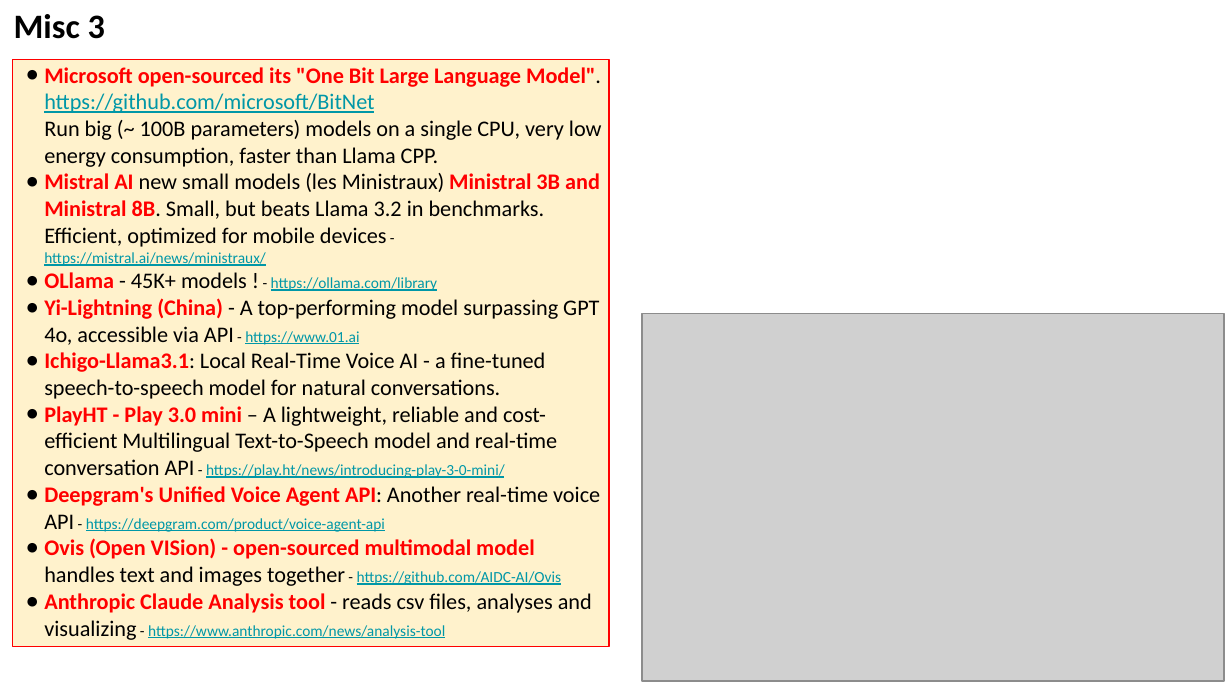
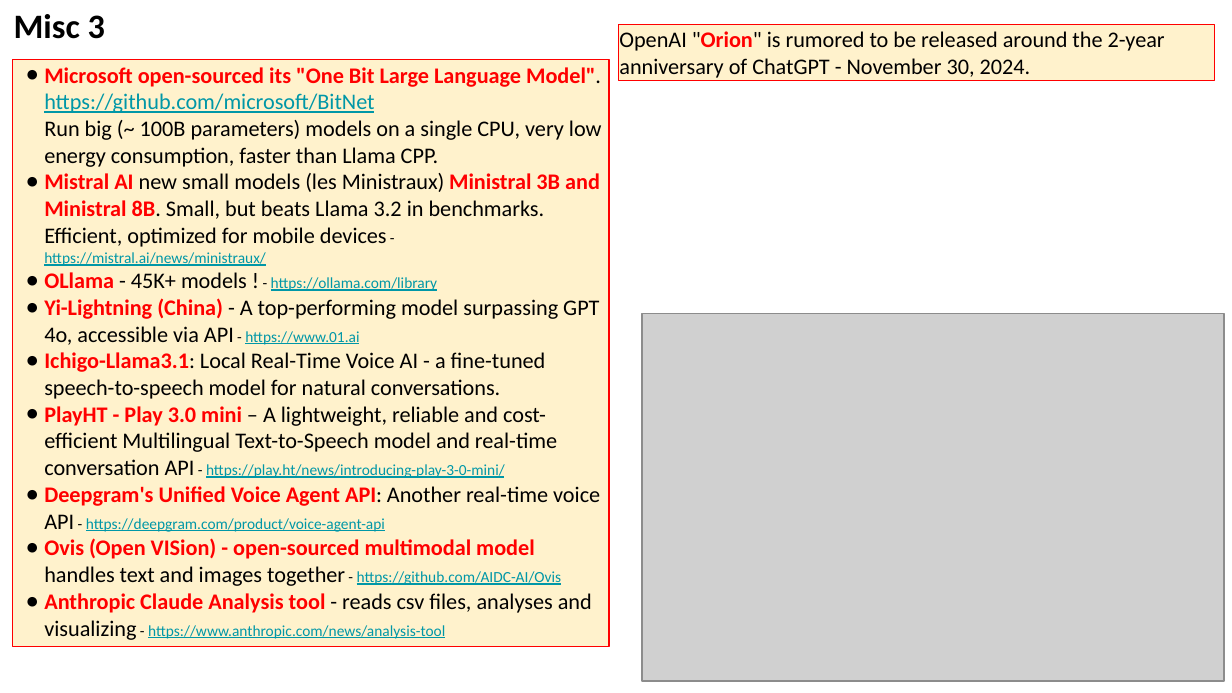
Before and after one commit to lselector/seminar, a slide deck: slide 13 of 2024/2024-10-25-AI-Updates.pptx. Drawn at 1232x693 pixels with LibreOffice and Linux fonts; fonts in the diff are those of the drawing; grey boxes stand for pictures. Boxes give left, top, right and bottom in pixels: in the first picture for what was removed or moved away, otherwise in the second. Text is boxed around its words. In the diff, an @@ line names an element or a change of style, - is before the commit and + after.

```diff
--- a/2024/2024-10-25-AI-Updates.pptx
+++ b/2024/2024-10-25-AI-Updates.pptx
@@ rectangle added at (x1=618, y1=25, x2=1215, y2=81), fill #FFF2CC, outline #FF0000 0.75 pt, 13 pt, text #000000 @@
+OpenAI "Orion" is rumored to be released around the 2-year anniversary of ChatGPT - November 30, 2024.
```
Also in this commit, not shown: 4 other slides changed, 1 slide added, 2 slides removed.
